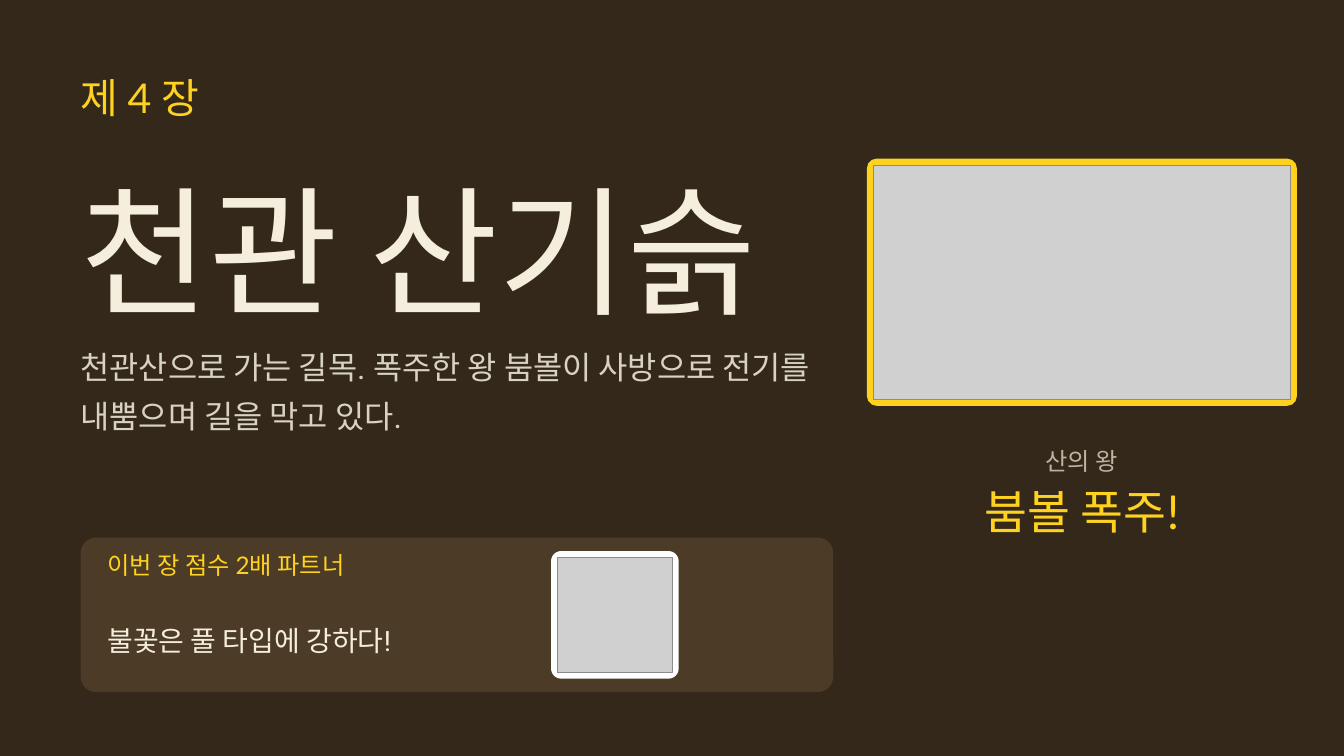
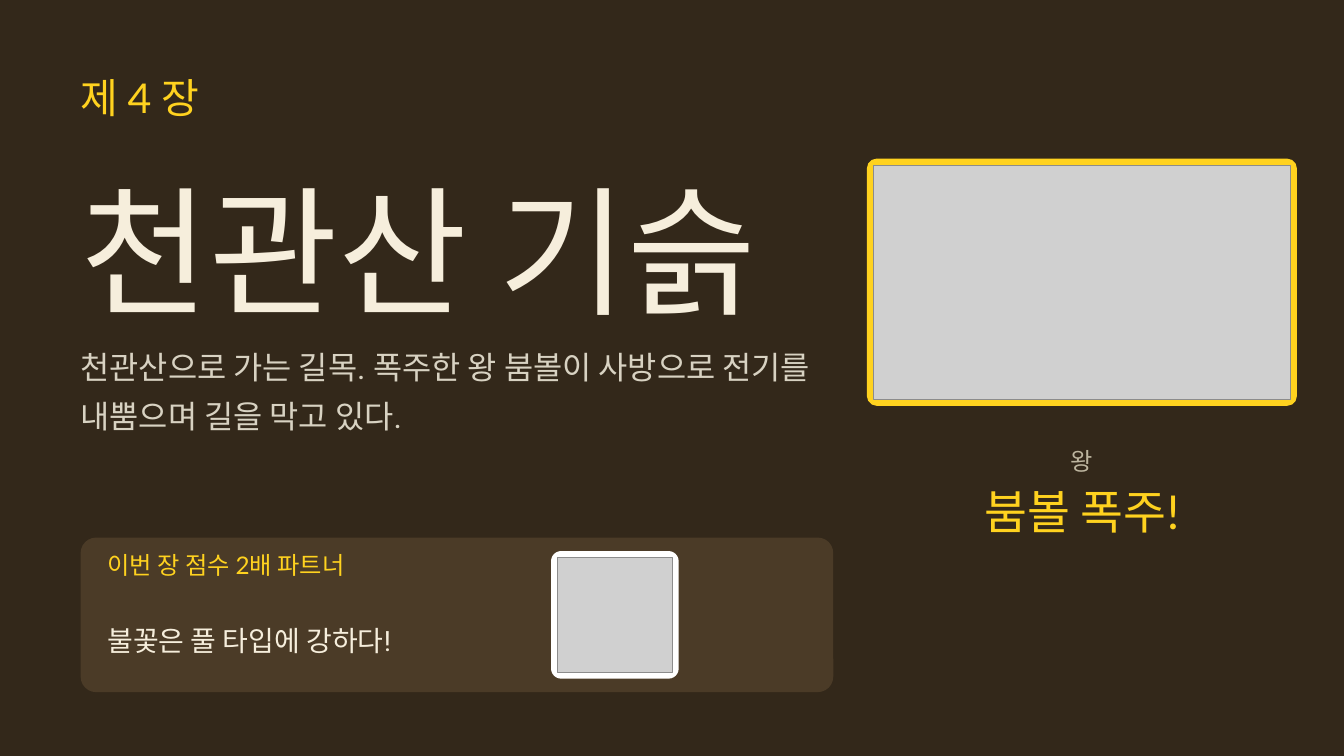
Before and after one commit to choivoo/-, a slide deck: slide 49 of 레전드_히스이_대모험_주거와도시.pptx. Drawn at 1344x756 pixels with LibreOffice and Linux fonts; fonts in the diff are those of the drawing; grey boxes stand for pictures. Boxes give left, top, right and bottom in pixels: in the first picture for what was removed or moved away, otherwise in the second. Text is boxed around its words. In the diff, an @@ line names an element or a change of style, - is before the commit and + after.

```diff
--- a/레전드_히스이_대모험_주거와도시.pptx
+++ b/레전드_히스이_대모험_주거와도시.pptx
@@ text at (x1=81, y1=188, x2=756, y2=315): spaces changed @@
-천관 산기슭
+천관산 기슭
@@ text at (x1=1071, y1=450, x2=1093, y2=472): text changed @@
-산의 왕
+왕
```
Also in this commit, not shown: 25 other slides changed.
